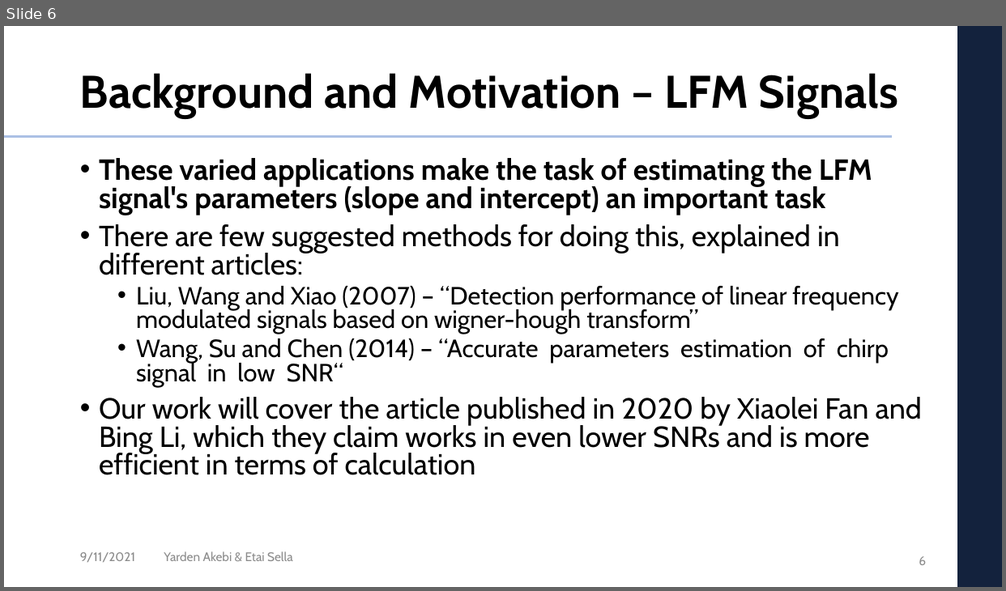
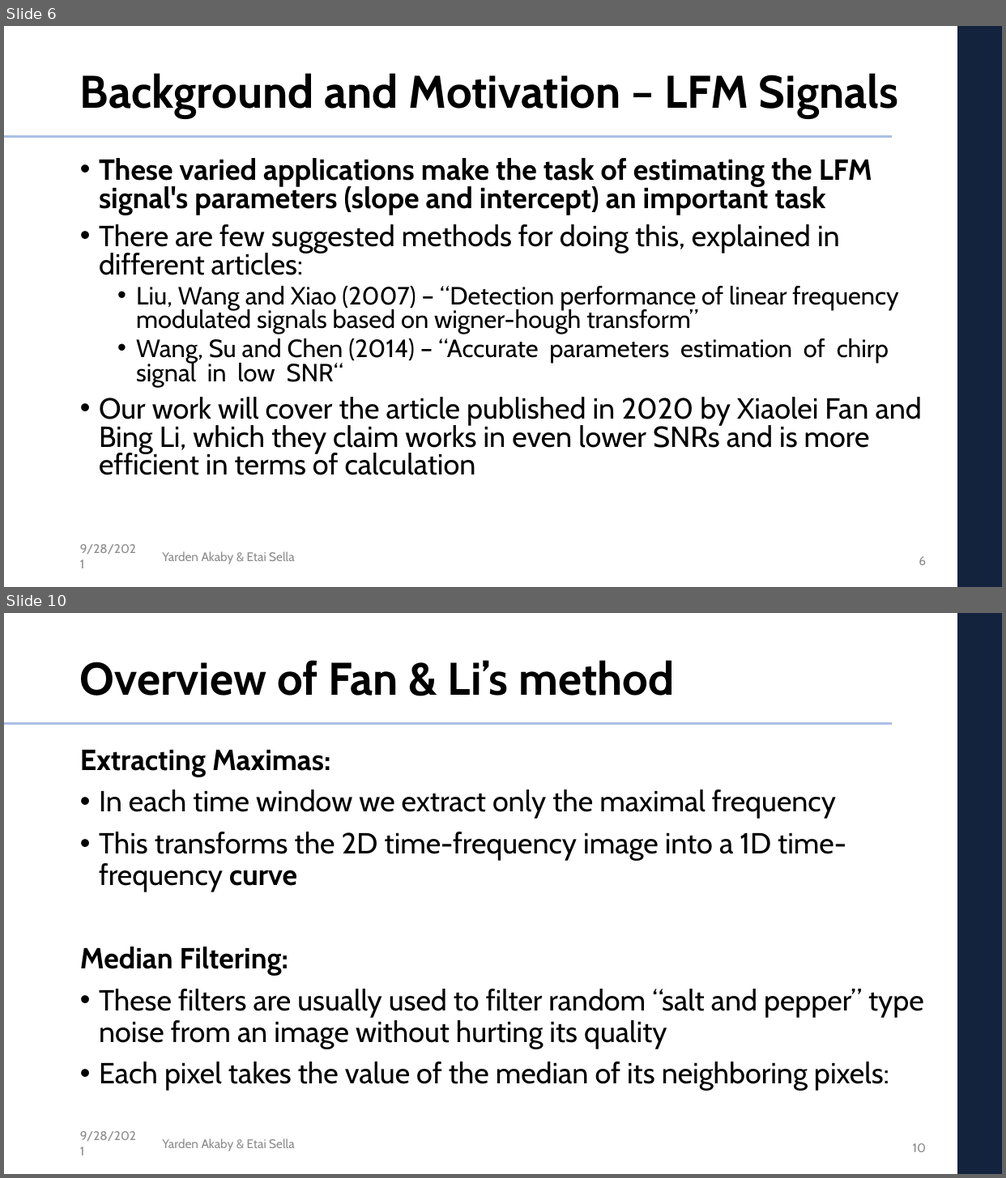
Before and after one commit to etaisella/multi_dim_DSP_final_project, a slide deck: presentation/DSP_project_presentation.pptx. Shown one above the other, each under a label of ours: slide 6 before the commit, slides 6 and 10 after it; the slides between them are not shown. The pictures are 1006x591 and 1006x1178 pixels, drawn with LibreOffice and Linux fonts; fonts in the diff are those of the drawing; background and template pictures are left out. Boxes give left, top, right and bottom in pixels: in the first picture for what was removed or moved away, otherwise in the second. Text is boxed around its words. In the diff, an @@ line names an element or a change of style, - is before the commit and + after.

```diff
--- a/presentation/DSP_project_presentation.pptx
+++ b/presentation/DSP_project_presentation.pptx
@@ slide 10 added at bbox=[4, 613, 1002, 1174], background #FFFFFF; not listed: 3 template elements that a slide beside it also shows @@
@@ title added at bbox=[80, 660, 674, 696], 44 pt, text #000000, bold @@
+Overview of Fan & Li’s method
@@ text added at bbox=[80, 750, 924, 1091], 28 pt, text #000000 @@
+Extracting Maximas:
+• In each time window we extract only the maximal frequency
+• This transforms the 2D time-frequency image into a 1D time-frequency curve
+Median Filtering:
+• These filters are usually used to filter random “salt and pepper” type noise from an image without hurting its quality
+• Each pixel takes the value of the median of its neighboring pixels:
@@ text added at bbox=[80, 1131, 136, 1141], 12 pt, text #8C8C8C @@
+9/28/2021
@@ text added at bbox=[162, 1139, 294, 1152], 12 pt, text #8C8C8C @@
+Yarden Akaby & Etai Sella
@@ page number added at bbox=[913, 1144, 926, 1152], 12 pt, text #8C8C8C @@
+10
@@ slide 6 changed as well @@
@@ text at bbox=[80, 544, 136, 554]: text changed @@
-9/11/2021
+9/28/2021
@@ text at bbox=[162, 552, 294, 565]: text changed @@
-Yarden Akebi & Etai Sella
+Yarden Akaby & Etai Sella
```
Also in this commit, not shown: 5 other slides changed, 21 other slides added.
